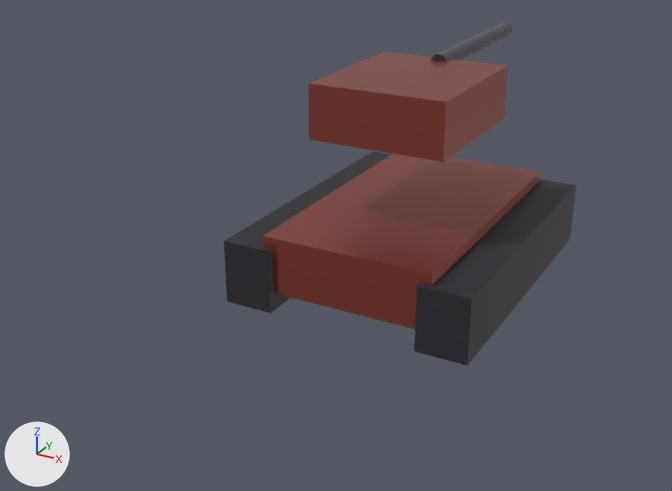
Before and after pictures for a commit that changed the glTF model apps/web-client/dist/assets/models/units/SU_RysScout_LOD2.glb.
Rendered twice from a camera (50 mm lens) standing at (5.03, -11.44, 5.87) and looking at (-0.77, -0.89, 0.59). Arrows for +X, +Y and +Z are at lower left; the lights stay in place. The older version comes first. Where no turn or scale is listed for an object, it has been applied to the vertices. Vertices at exactly the same position are counted once.
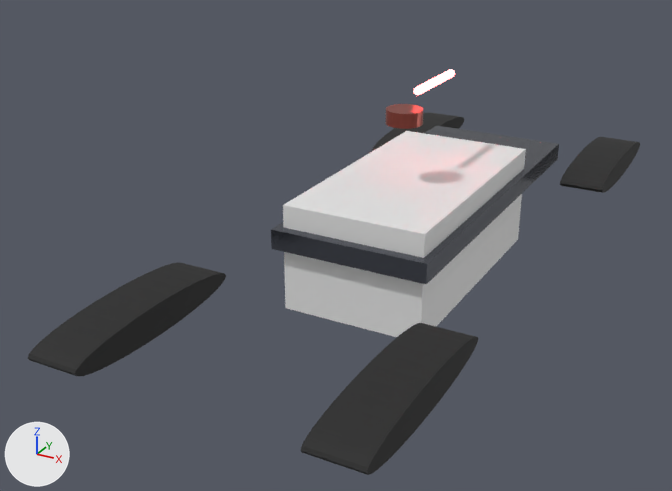
Where the newer file only moved an object's origin or applied its transform, the numbers keep the older frame.

Changed parts and their boxes (x1, y1, x2, y2) in the pictures (672 x 491 px):
'Cube.002', recoloured, reshaped, moved, rescaled (50% wider, 10% taller): before (414, 179, 576, 366); after (283, 131, 526, 337)
'Cube', recoloured, reshaped, moved, rescaled (not visible afterwards): before (263, 154, 540, 329)
'Cube.003', deleted (red): before (308, 52, 508, 162)
'Cube.001', recoloured, moved, rescaled: before (224, 151, 392, 313); after (271, 126, 559, 284)
'Cylinder.002', added (black): after (300, 323, 478, 475)
'Cylinder', recoloured, reshaped: before (431, 22, 512, 62); after (28, 262, 226, 376)
'Cylinder.003', added (black): after (560, 137, 640, 193)
'Cylinder.001', added (black): after (372, 112, 464, 151)
'Cylinder.004', added (red): after (385, 104, 423, 129)
'Cylinder.005', added: after (413, 69, 455, 95)

The change, as a diff of the scene's bpy script:
```diff
--- a/apps/web-client/dist/assets/models/units/SU_RysScout_LOD2.glb.py
+++ b/apps/web-client/dist/assets/models/units/SU_RysScout_LOD2.glb.py
@@ me_cube @@
 me_cube.from_pydata(...)  # 8 vertices, 12 faces; spans x -0.5..0.5, y -0.5..0.5, z -0.5..0.5
-me_cube.materials.append(mat_mat_sovietarmor)  # red #a05045
@@ me_cube_001 @@
 me_cube_001.from_pydata(...)  # 8 vertices, 12 faces; spans x -0.5..0.5, y -0.5..0.5, z -0.5..0.5
-me_cube_001.materials.append(mat_mat_treads)  # dark grey #3f3f45
+me_cube_001.materials.append(mat_mat_sovietarmor)  # red #a05045
@@ me_cylinder @@
-me_cylinder.from_pydata(...)  # 64 vertices, 124 faces; spans x -0.12..0.12, y -1.4..1.4, z -0.12..0.12
-me_cylinder.materials.append(mat_mat_darksteel)  # grey #61656f
+me_cylinder.from_pydata(...)  # 64 vertices, 124 faces; spans x -2.04..-1.36, y -7.54..-4.82, z -2.4..-2.0
+# me_cylinder part 1: the whole mesh is multiplied about its middle by the matrix ((0.0, -0.243, 0.0), (0.0, 0.0, 11.333), (-1.667, 0.0, 0.0)), then moved by (-1.7, -6.18, -2.2)
+me_cylinder.materials.append(mat_mat_rubber)  # black #272727
@@ ob_cube @@
-ob_cube = bpy.data.objects.new('Cube', me_cube)
+ob_cube = bpy.data.objects.new('Cube', me_cube_001)
 ob_cube.parent = ob_vehicleroot
-ob_cube.location = (0.0, 0.0, 0.7)
-ob_cube.scale = (2.4, 4.2, 0.8)
+ob_cube.location = (0.0, 0.0, 0.55)
+ob_cube.scale = (1.7, 3.4, 0.5)
@@ ob_cube_001 @@
 ob_cube_001 = bpy.data.objects.new('Cube.001', me_cube_001)
-ob_cube_001.parent = ob_vehicleroot
-ob_cube_001.location = (-1.4, 0.0, 0.5)
-ob_cube_001.scale = (0.7, 4.4, 0.9)
+ob_cube_001.parent = ob_cube
+ob_cube_001.location = (0.0, 0.2, 1.0)
+ob_cube_001.scale = (1.3, 1.6, 0.55)
@@ ob_cube_002 @@
-ob_cube_002 = bpy.data.objects.new('Cube.002', me_cube_002)
+ob_cube_002 = bpy.data.objects.new('Cube.002', me_cube)
 ob_cube_002.parent = ob_vehicleroot
-ob_cube_002.location = (1.4, 0.0, 0.5)
-ob_cube_002.scale = (0.7, 4.4, 0.9)
+ob_cube_002.location = (0.0, 0.0, 0.75)
+ob_cube_002.scale = (2.0, 3.8, 1.5)
@@ ob_cube_003 @@
-ob_cube_003 = bpy.data.objects.new('Cube.003', me_cube_003)
@@ ob_cylinder_005 @@
+ob_cylinder_005 = bpy.data.objects.new('Cylinder.005', me_cylinder_005)  # a 32-sided cylinder along y spanning x -0.06..0.06, y -0.6..0.6, z -0.06..0.06; in mat_mat_sovietred (red #ff3f3f, glowing red #ff5959)
+ob_cylinder_005.location = (0.0, 0.6, 2.7)
@@ ob_cylinder_004 @@
+ob_cylinder_004 = bpy.data.objects.new('Cylinder.004', me_cylinder_004)  # a 32-sided cylinder along z spanning x -0.25..0.25, y -0.25..0.25, z -0.1..0.1; in mat_mat_sovietarmor (red #a05045)
+ob_cylinder_004.location = (0.0, -0.4, 2.45)
@@ ob_cylinder_003 @@
+ob_cylinder_003 = bpy.data.objects.new('Cylinder.003', me_cylinder_003)  # 64 vertices, 124 faces; spans x -0.34..0.34, y -1.36..1.36, z -0.2..0.2; in mat_mat_rubber (black #272727)
+ob_cylinder_003.location = (1.7, 4.08, 0.75)
@@ ob_cylinder_002 @@
+ob_cylinder_002 = bpy.data.objects.new('Cylinder.002', me_cylinder_003.copy())
+ob_cylinder_002.location = (1.7, -4.08, 0.75)
@@ ob_cylinder_001 @@
+ob_cylinder_001 = bpy.data.objects.new('Cylinder.001', me_cylinder_003.copy())
+ob_cylinder_001.location = (-1.7, 4.08, 0.75)
```
